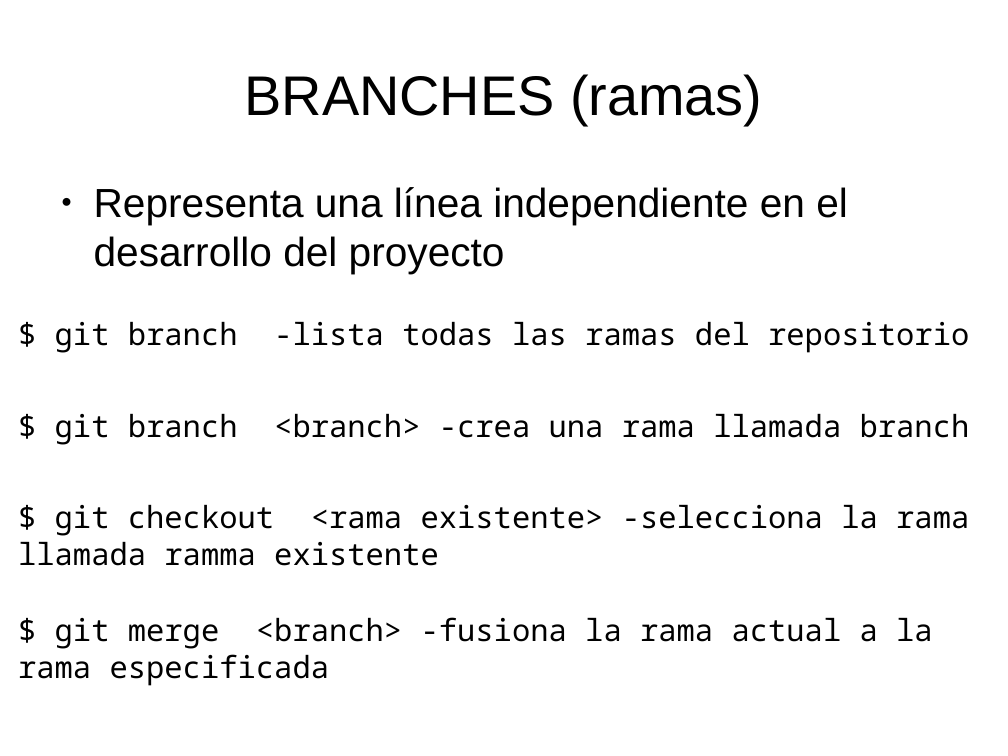
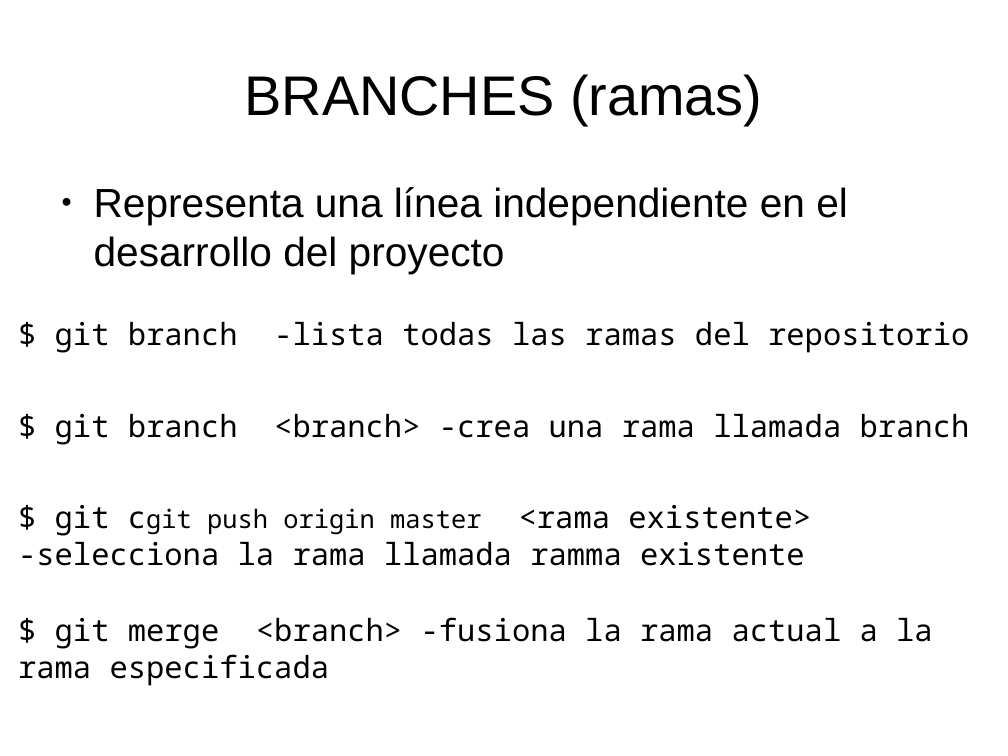
Before and after one commit to jomare1188/clase_git, a slide deck: slide 9 of presentaciongit.odp. Drawn at 1008x756 pixels with LibreOffice and Linux fonts; fonts in the diff are those of the drawing. Boxes give left, top, right and bottom in pixels: in the first picture for what was removed or moved away, otherwise in the second. Text is boxed around its words. In the diff, an @@ line names an element or a change of style, - is before the commit and + after.

```diff
--- a/presentaciongit.odp
+++ b/presentaciongit.odp
@@ text at <box>18,505,811,566</box>: text changed @@
-$ git checkout <rama existente> -selecciona la rama llamada ramma existente
+$ git cgit push origin master <rama existente> -selecciona la rama llamada ramma existente
```
Also in this commit, not shown: 2 other slides changed, 1 other file.
